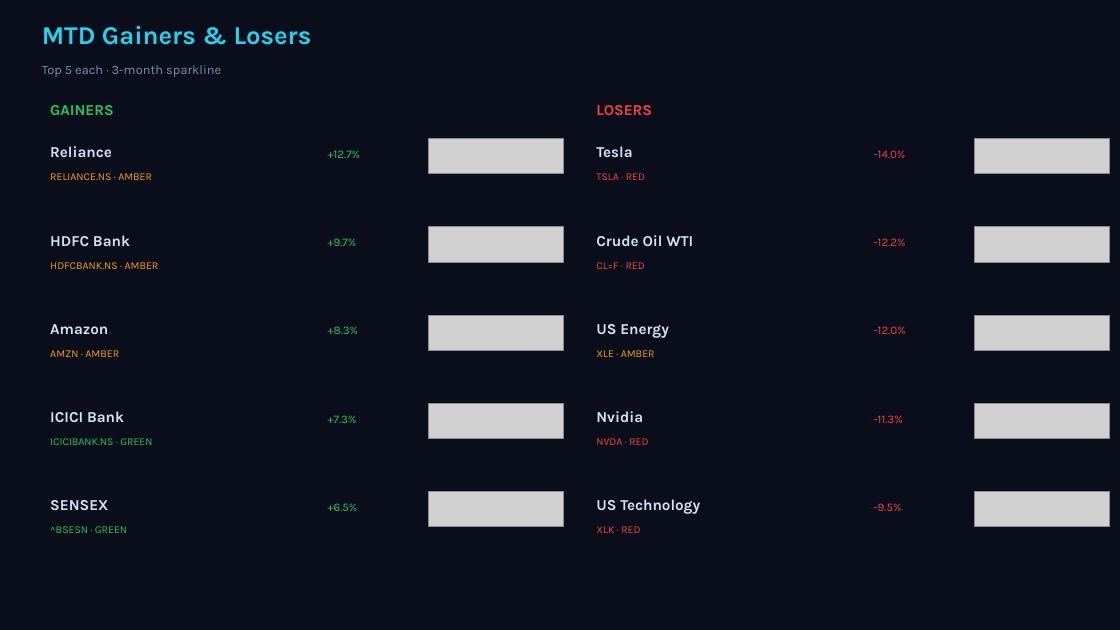
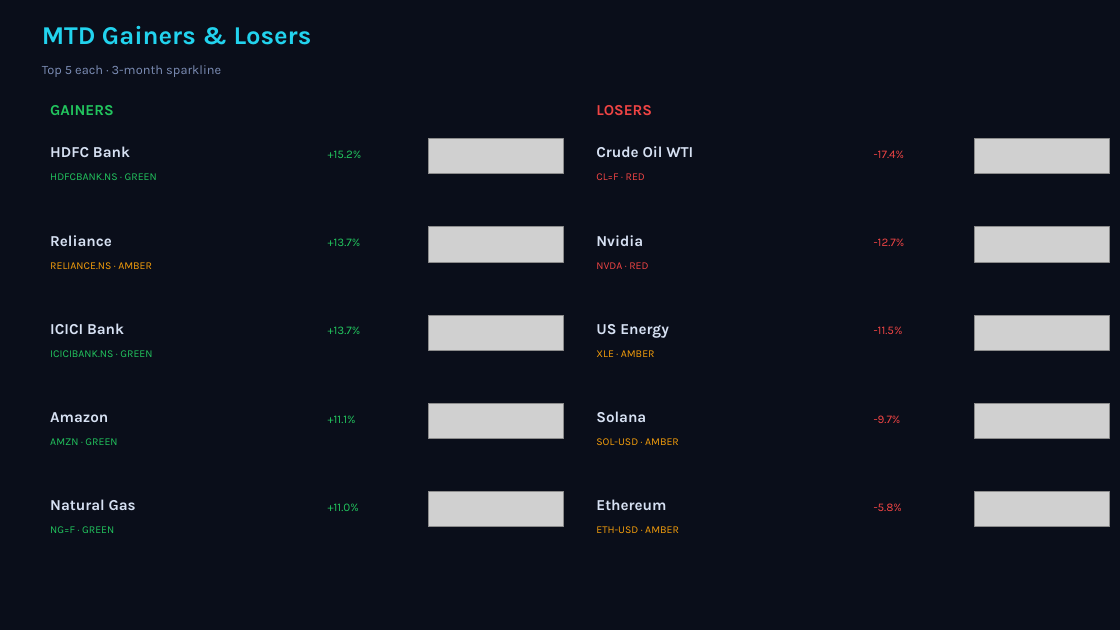
Before and after one commit to Pravkum23/pmr-terminal, a slide deck: slide 2 of docs/pmr_daily.pptx. Drawn at 1120x630 pixels with LibreOffice and Linux fonts; fonts in the diff are those of the drawing; grey boxes stand for pictures. Boxes give left, top, right and bottom in pixels: in the first picture for what was removed or moved away, otherwise in the second. Text is boxed around its words. In the diff, an @@ line names an element or a change of style, - is before the commit and + after.

```diff
--- a/docs/pmr_daily.pptx
+++ b/docs/pmr_daily.pptx
@@ 3 texts: place and size @@
-3 texts at [50, 235, 693, 422]
+3 texts at [50, 146, 693, 334]
@@ text removed at [596, 146, 632, 157] @@
-Tesla
@@ text at [50, 173, 157, 180]: text changed; text colour #F59E0B to #22C55E @@
-RELIANCE.NS · AMBER
+HDFCBANK.NS · GREEN
@@ text at [328, 150, 362, 158]: text changed @@
-+12.7%
++15.2%
@@ text at [596, 173, 645, 180]: text changed @@
-TSLA · RED
+CL=F · RED
@@ text at [874, 150, 904, 158]: text changed @@
--14.0%
+-17.4%
@@ text "Reliance": place and size @@
-text "Reliance" at [50, 146, 112, 157]
+text "Reliance" at [50, 235, 112, 246]
@@ text at [328, 238, 361, 246]: text changed @@
-+9.7%
++13.7%
@@ text added at [596, 235, 643, 246], 13 pt, text #D7E1F3, bold @@
+Nvidia
@@ text at [874, 238, 905, 246]: text changed @@
--12.2%
+-12.7%
@@ text at [50, 262, 152, 269]: text changed @@
-HDFCBANK.NS · AMBER
+RELIANCE.NS · AMBER
@@ text at [596, 262, 648, 269]: text changed @@
-CL=F · RED
+NVDA · RED
@@ text at [328, 326, 361, 334]: text changed @@
-+8.3%
++13.7%
@@ text at [874, 326, 903, 334]: text changed @@
--12.0%
+-11.5%
@@ text at [50, 350, 152, 357]: text changed; text colour #F59E0B to #22C55E @@
-AMZN · AMBER
+ICICIBANK.NS · GREEN
@@ text "Amazon": place and size @@
-text "Amazon" at [50, 324, 108, 334]
+text "Amazon" at [50, 412, 108, 422]
@@ text at [328, 415, 356, 423]: text changed @@
-+7.3%
++11.1%
@@ text at [596, 411, 646, 422]: text changed @@
-Nvidia
+Solana
@@ text at [874, 415, 901, 423]: text changed @@
--11.3%
+-9.7%
@@ text at [50, 438, 117, 445]: text changed @@
-ICICIBANK.NS · GREEN
+AMZN · GREEN
@@ text at [596, 438, 679, 445]: text changed; text colour #EF4444 to #F59E0B @@
-NVDA · RED
+SOL-USD · AMBER
@@ text at [50, 499, 136, 510]: text changed @@
-SENSEX
+Natural Gas
@@ text at [328, 503, 359, 511]: text changed @@
-+6.5%
++11.0%
@@ text at [596, 499, 666, 510]: text changed @@
-US Technology
+Ethereum
@@ text at [874, 503, 902, 511]: text changed @@
--9.5%
+-5.8%
@@ text at [50, 526, 114, 533]: text changed @@
-^BSESN · GREEN
+NG=F · GREEN
@@ text at [596, 526, 679, 533]: text changed; text colour #EF4444 to #F59E0B @@
-XLK · RED
+ETH-USD · AMBER
```
Also in this commit, not shown: 3 other slides changed, 3 other files.
